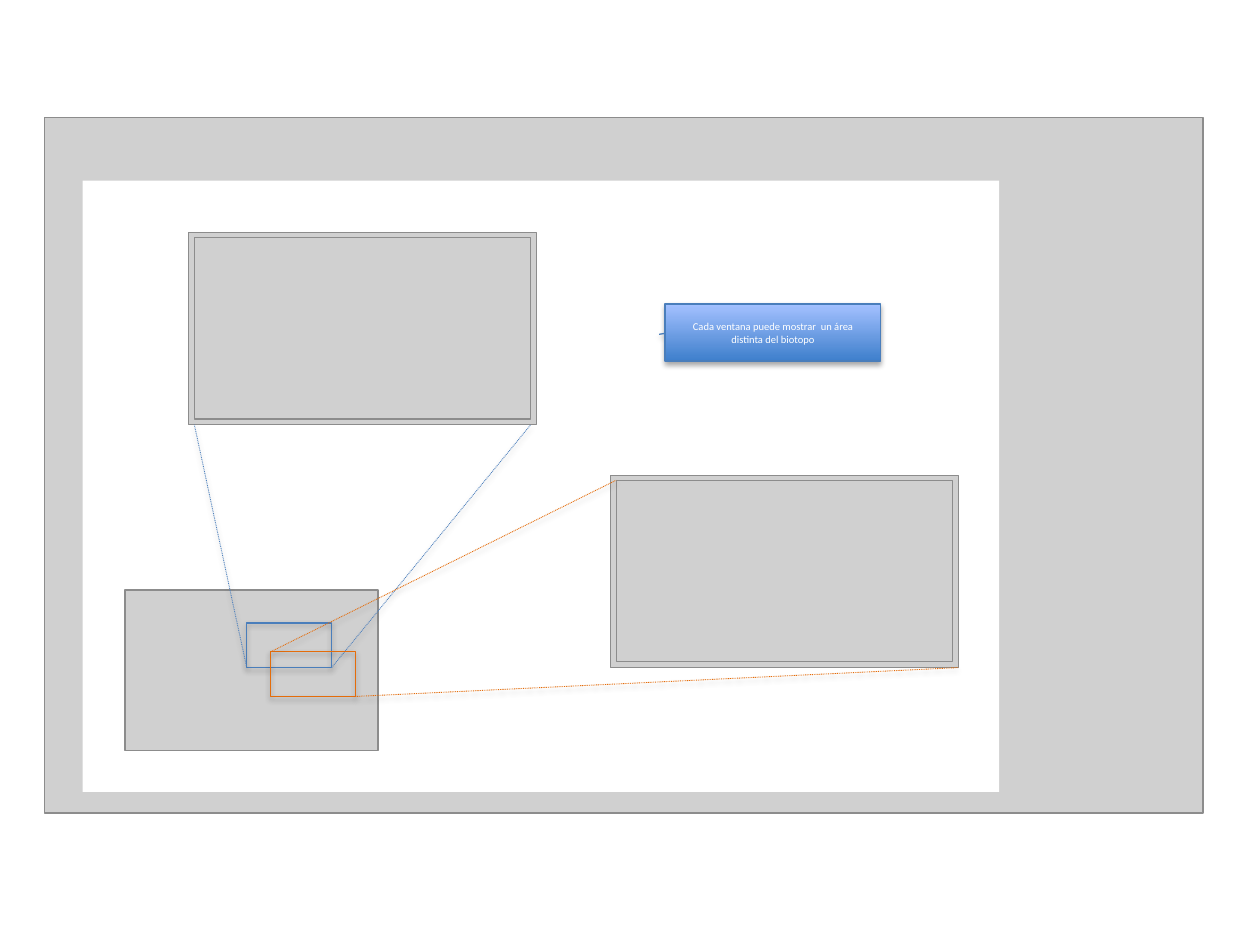
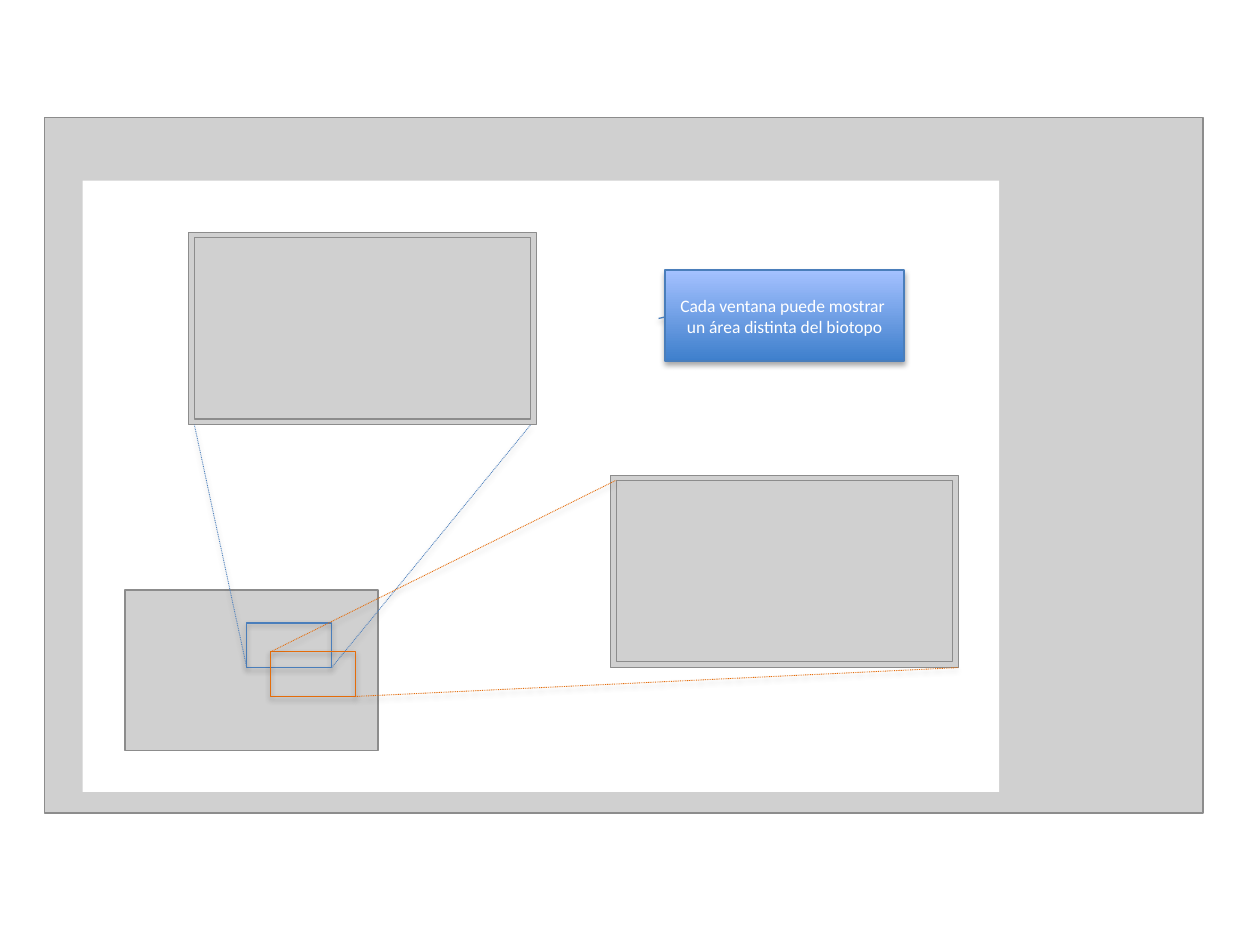
Before and after one commit to salasgar/Archivos-de-Ecosistem, a slide deck: slide 3 of Boceto 1 interfaz Ecosystem.pptx. Drawn at 1260x945 pixels with LibreOffice and Linux fonts; fonts in the diff are those of the drawing; grey boxes stand for pictures. Boxes give left, top, right and bottom in pixels: in the first picture for what was removed or moved away, otherwise in the second. Text is boxed around its words. In the diff, an @@ line names an element or a change of style, - is before the commit and + after.

```diff
--- a/Boceto 1 interfaz Ecosystem.pptx
+++ b/Boceto 1 interfaz Ecosystem.pptx
@@ border callout "Cada ventana puede mostrar un ...": place and size @@
-border callout "Cada ventana puede mostrar un ..." at box(665, 304, 881, 360)
+border callout "Cada ventana puede mostrar un ..." at box(665, 270, 905, 360)
@@ border callout "Cada ventana puede mostrar un ..." at box(665, 270, 905, 360): size 6 to 10 pt @@
```
Also in this commit, not shown: 3 other slides changed.
